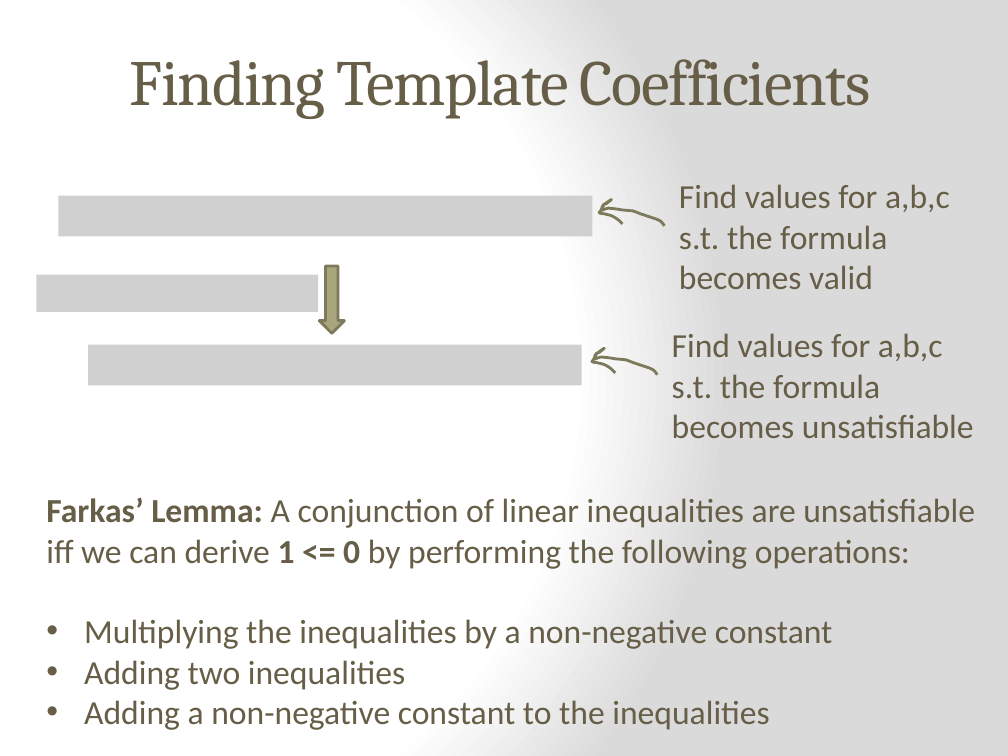
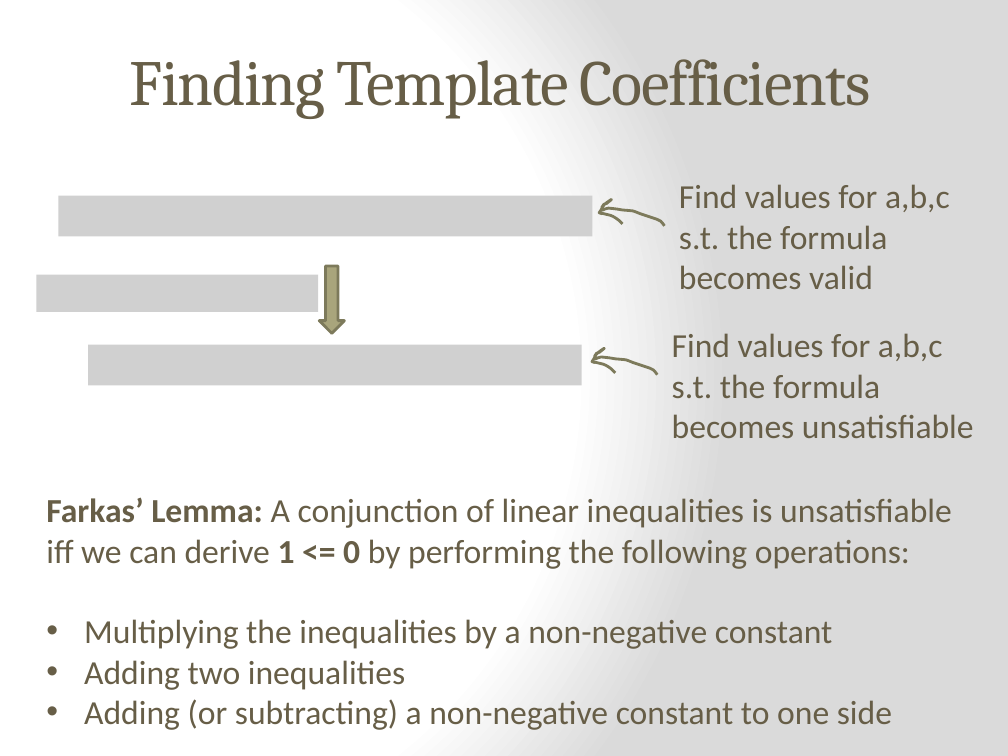
Before and after one commit to epfl-lara/leon, a slide deck: slide 9 of slides/Invariant&BoundInference.pptx. Drawn at 1008x756 pixels with LibreOffice and Linux fonts; fonts in the diff are those of the drawing; grey boxes stand for pictures. Boxes give left, top, right and bottom in pixels: in the first picture for what was removed or moved away, otherwise in the second. Text is boxed around its words. In the diff, an @@ line names an element or a change of style, - is before the commit and + after.

```diff
--- a/slides/Invariant&BoundInference.pptx
+++ b/slides/Invariant&BoundInference.pptx
@@ text at box(46, 497, 952, 528): text changed @@
-Farkas’ Lemma: A conjunction of linear inequalities are unsatisfiable
+Farkas’ Lemma: A conjunction of linear inequalities is unsatisfiable
@@ text at box(84, 699, 892, 730): text changed @@
-• Adding a non-negative constant to the inequalities
+• Adding (or subtracting) a non-negative constant to one side
```
Also in this commit, not shown: 3 slides added.
